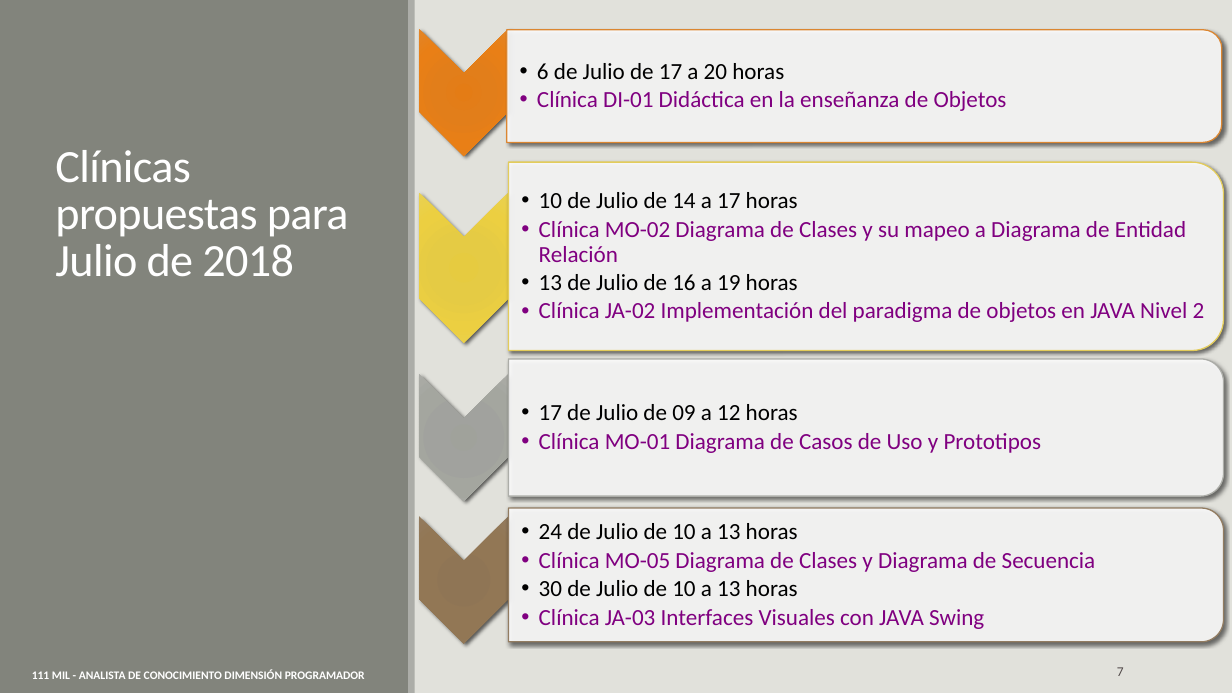
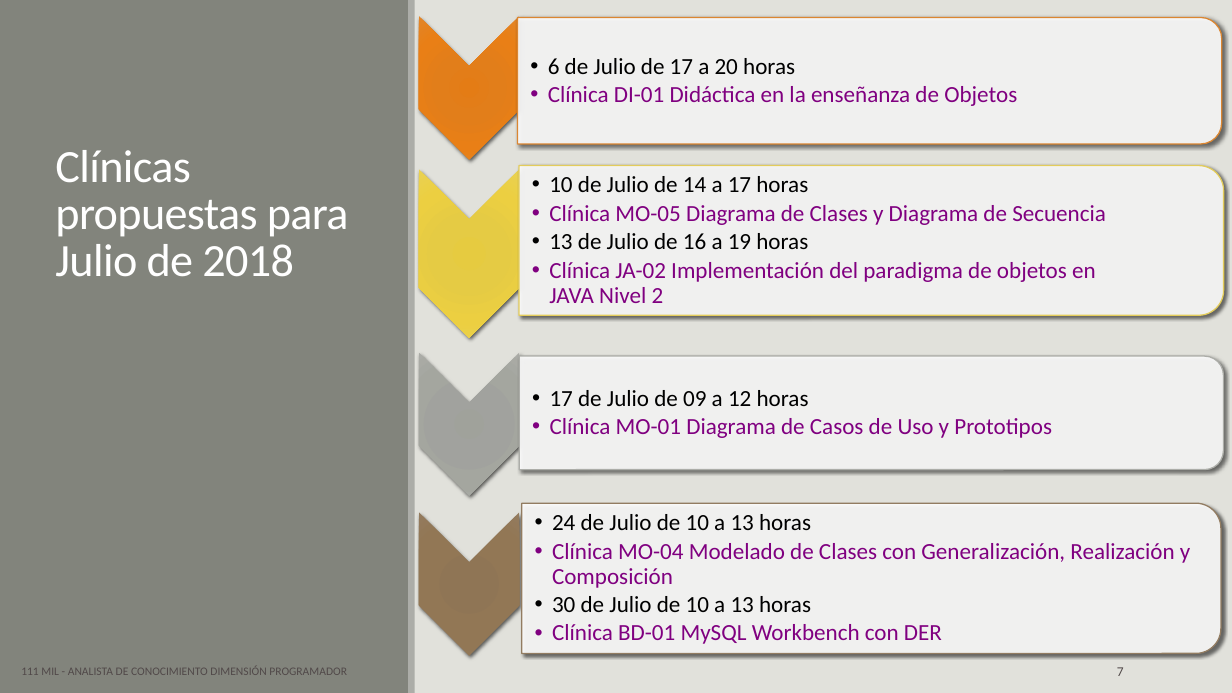
Before and after one commit to 111milprogramadores/clinicas-para-instructores, a slide deck: slide 7 of 111 MIL Cronograma de Formaciones 2018.pptx. Drawn at 1232x693 pixels with LibreOffice and Linux fonts; fonts in the diff are those of the drawing. Boxes give left, top, right and bottom in pixels: in the first picture for what was removed or moved away, otherwise in the second. Text is boxed around its words. In the diff, an @@ line names an element or a change of style, - is before the commit and + after.

```diff
--- a/111 MIL Cronograma de Formaciones 2018.pptx
+++ b/111 MIL Cronograma de Formaciones 2018.pptx
@@ chevron: place and size @@
-chevron at [419,29,509,157]
+chevron at [419,16,519,159]
@@ text "6 de Julio de 17 ...": place and size @@
-text "6 de Julio de 17 ..." at [537,63,1007,111]
+text "6 de Julio de 17 ..." at [548,58,1017,106]
@@ round same rect: place and size @@
-round same rect at [506,30,1222,142]
+round same rect at [518,17,1222,144]
@@ chevron: place and size @@
-chevron at [420,192,509,343]
+chevron at [419,169,519,338]
@@ text "10 de Julio de 14 ...": place and size @@
-text "10 de Julio de 14 ..." at [539,192,1205,322]
+text "10 de Julio de 14 ..." at [549,176,1106,303]
@@ round same rect: place and size @@
-round same rect at [508,162,1224,350]
+round same rect at [519,166,1224,316]
@@ text at [549,205,1106,225]: text changed @@
-  • Clínica MO-02 Diagrama de Clases y su mapeo a Diagrama de Entidad Relación
+  • Clínica MO-05 Diagrama de Clases y Diagrama de Secuencia
@@ chevron: place and size @@
-chevron at [419,374,509,501]
+chevron at [419,353,519,496]
@@ round same rect: place and size @@
-round same rect at [508,360,1224,496]
+round same rect at [520,356,1224,470]
@@ text "17 de Julio de 09 ...": place and size @@
-text "17 de Julio de 09 ..." at [539,404,1042,453]
+text "17 de Julio de 09 ..." at [550,390,1052,438]
@@ round same rect: place and size @@
-round same rect at [509,508,1224,642]
+round same rect at [522,504,1222,654]
@@ chevron: place and size @@
-chevron at [419,516,509,644]
+chevron at [419,512,519,656]
@@ text "24 de Julio de 10 ...": place and size @@
-text "24 de Julio de 10 ..." at [539,523,1096,629]
+text "24 de Julio de 10 ..." at [552,514,1190,644]
@@ text at [552,543,1190,588]: text changed @@
-  • Clínica MO-05 Diagrama de Clases y Diagrama de Secuencia
+  • Clínica MO-04 Modelado de Clases con Generalización, Realización y Composición
@@ text at [552,624,942,644]: text changed @@
-  • Clínica JA-03 Interfaces Visuales con JAVA Swing
+  • Clínica BD-01 MySQL Workbench con DER
@@ text "111 MIL - ANALISTA DE ...": place and size @@
-text "111 MIL - ANALISTA DE ..." at [32,669,365,679]
+text "111 MIL - ANALISTA DE ..." at [21,666,347,675]
@@ text "111 MIL - ANALISTA DE ..." at [21,666,347,675]: text colour #FFFFFF to #514949, bold off @@
```
Also in this commit, not shown: 3 other slides changed.
